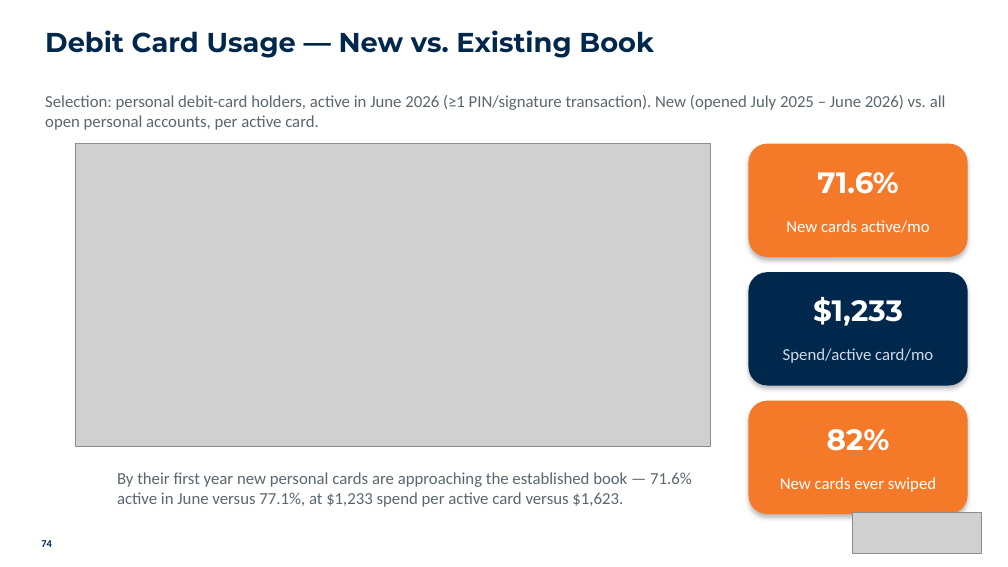
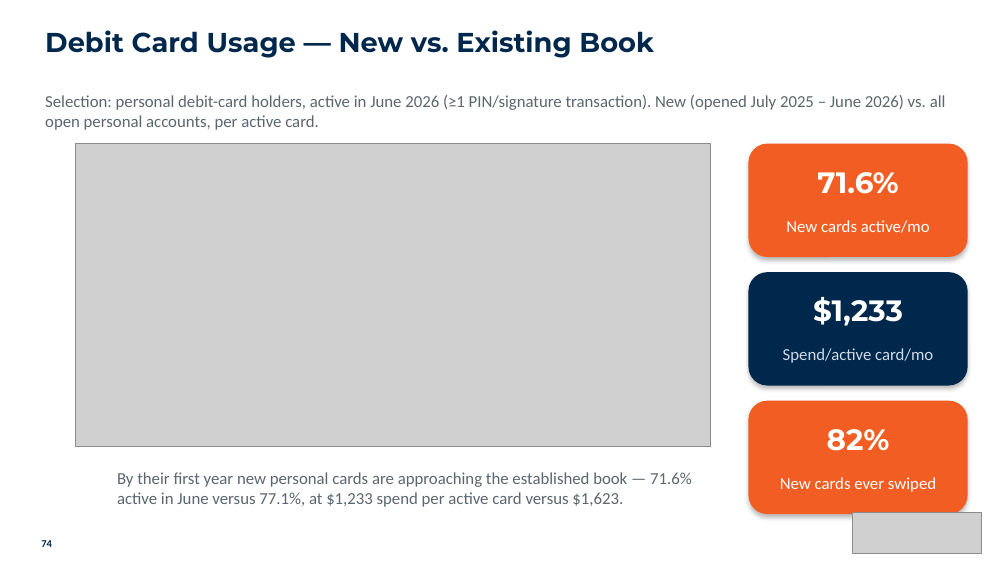
Before and after one commit to aburgard-csi/Velocity_Reporting, a slide deck: slide 74 of templates/multi-product_reference_deck.pptx. Drawn at 1008x567 pixels with LibreOffice and Linux fonts; fonts in the diff are those of the drawing; grey boxes stand for pictures. Boxes give left, top, right and bottom in pixels: in the first picture for what was removed or moved away, otherwise in the second. Text is boxed around its words. In the diff, an @@ line names an element or a change of style, - is before the commit and + after.

```diff
--- a/templates/multi-product_reference_deck.pptx
+++ b/templates/multi-product_reference_deck.pptx
@@ rounded rectangle at bbox=[749, 144, 968, 257]: fill #F47A29 to #F15D22 @@
@@ rounded rectangle at bbox=[749, 401, 968, 514]: fill #F47A29 to #F15D22 @@
```
Also in this commit, not shown: 50 other slides changed, 12 other files.
